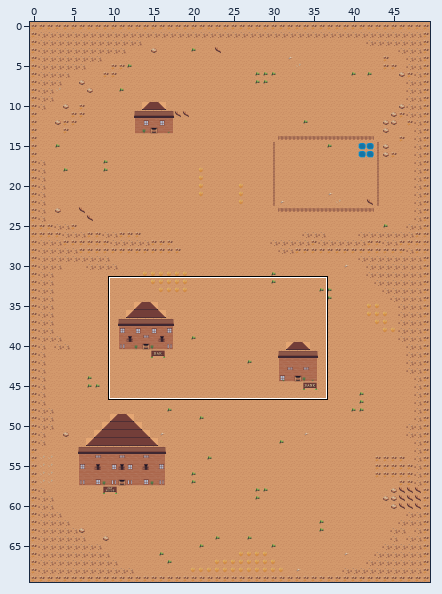
Tiled map, stored at resources/western.tmx. The picture above shows the old version from afar; the outline marks the close-up.
Close-up. The starting point:
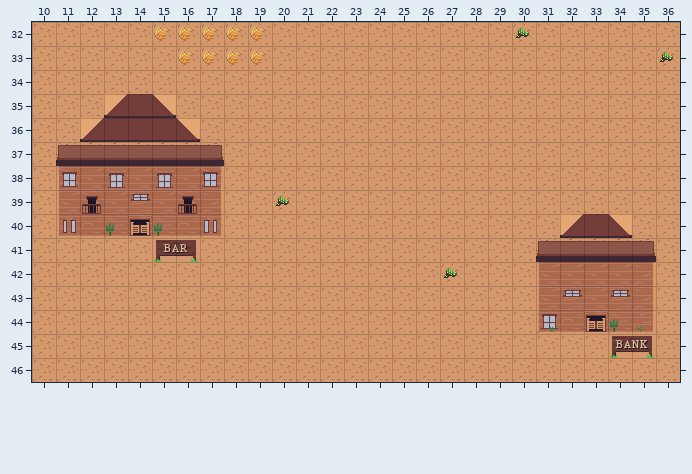
Cells are 24x24 px. Shown: x 10..36, y 32..46. The commit also changed other parts of the map, which this record leaves out. Tiles whose own drawing changed are shown in their newer look in all pictures.
And afterwards:
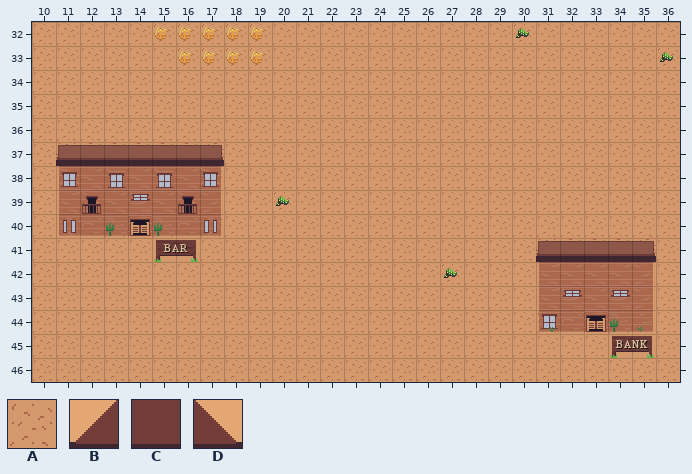
Key: from "western": A 7, B 15, C 16, D 17.
_ is an empty cell.
From old to new:
Layer "Tile Layer 1":
Tile A replaces tile B in row 35 at x 13; in row 36 at x 12; in row 40 at x 32.
Tile A replaces tile C in row 35 at x 14; in row 36 at x 13 to 15; in row 40 at x 33.
Tile A replaces tile D in row 35 at x 15; in row 36 at x 16; in row 40 at x 34.
Changed places in both close-ups, as pixel boxes (x1, y1, x2, y2):
changed: (80, 94, 200, 142)
changed: (560, 214, 632, 238)
